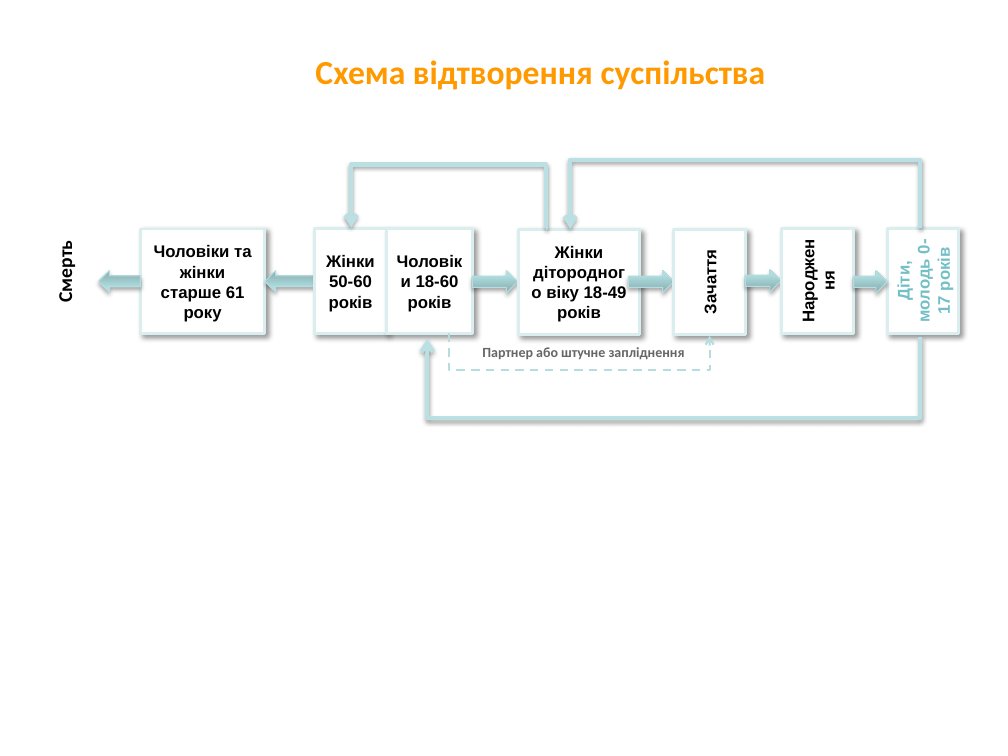
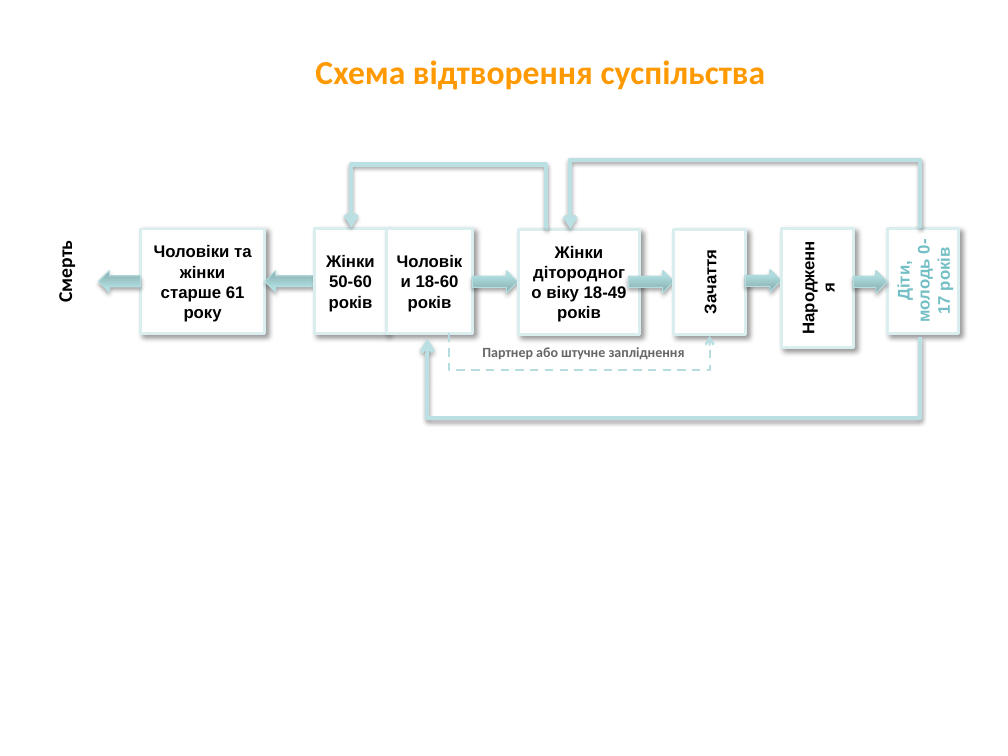
Before and after one commit to lukas1326/UkrViewPresentation, a slide deck: slide 4 of Видение президента_v2.pptx. Drawn at 1008x756 pixels with LibreOffice and Linux fonts; fonts in the diff are those of the drawing; background and template pictures are left out. Boxes give left, top, right and bottom in pixels: in the first picture for what was removed or moved away, otherwise in the second. Text is boxed around its words. In the diff, an @@ line names an element or a change of style, - is before the commit and + after.

```diff
--- a/Видение президента_v2.pptx
+++ b/Видение президента_v2.pptx
@@ rectangle "Народження": place and size @@
-rectangle "Народження" at box(782, 229, 854, 334)
+rectangle "Народження" at box(782, 229, 854, 348)
```
Also in this commit, not shown: 7 other slides changed, 1 other file.
